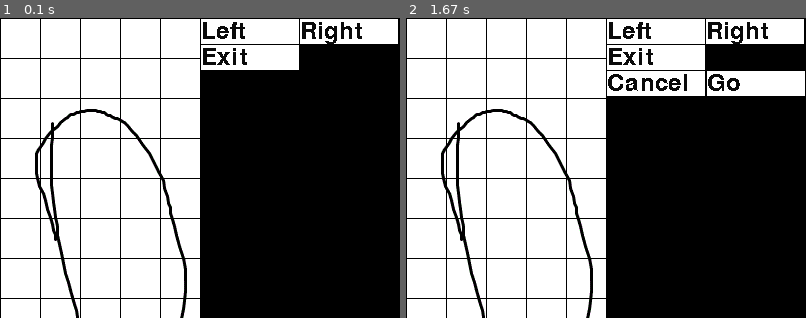
Above: before the commit, frames 1-2 (left to right).
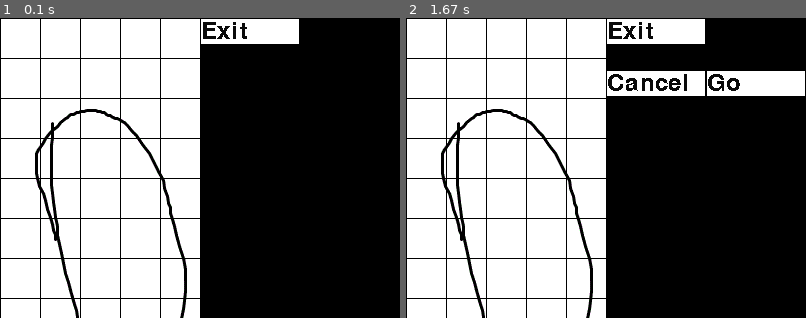
Above: after the commit, the same moments.

Repository: ssteen3/pydnd
Game: pygame game, started from GUI/pygametest.py
The game is run twice, just before and just after one commit, with the same random seed, the same clock (stepped at 60 frames per second) and the same inputs.
Inputs (mouse positions are % of the whole screen's width and height, from its top left):
- Up to frame 1 (0.1 s): no input
- Up to frame 2 (1.67 s): hold Up 0.33-0.8 s; click (82, 47) at 0.95 s; click (60, 72) at 1.32 s
The pictures show only the part of the screen within x 50-100%, y 0-50%; the shares and areas given below are measured in that part.

The runs differ from the first frame. In frame 1, 3.6% of the frame differs, in the area x 50-100%, y 0-18%; in frame 2, 3.6%.

Commit message:
select character upon click added

Diff:
--- a/GUI/pygametest.py
+++ b/GUI/pygametest.py
@@ -12,6 +12,7 @@
 		self.item = {}
 		self.linesh = {}
 		self.linesw = {}
+		self.csa = 1
 		self.root = root
 		self.w = w
 		self.h = h
@@ -67,26 +68,23 @@
 		return self.sel
 
 	def handlemouse(self, x,y):
+		red = [255,0,0,255]
 		for but in self.butnames:
 			if (self.buttons[but].collidepoint(x, y)):
 				self.butfuncs[but]()
+		if x <= 600:
+			sx,sy = self.getsquare(x,y)
+			for sel in self.pieces.keys():
+				if self.pieces[sel].inxy(sx,sy) == 1:
+					self.selsquare(x,y,red,1)
+					self.update()
+					self.sel = self.pieces[sel]
 
 	def createpiece(self,x,y,name,ifile,iw,ih):
 		color = [0,255,0,255]
 		self.pieces[name] = piece(self,x,y,ifile,name,iw,ih)
 		self.pieces[name].sel(color)
 		self.sel = self.pieces[name]
-
-	def onleft(self):
-		self.pieces['bob'].smove(50,50)
-		self.update()
-		self.pieces['john'].smove(100,50)
-		self.update()
-
-	def onright(self):
-		self.pieces['bob'].smove(500,500)
-		self.pieces['john'].smove(450,500)
-		self.update()
 
 	def setbg(self,ifile):
 		self.drawimage(ifile,x=0,y=0)
@@ -136,6 +134,14 @@
 		self.myname = name
 		if iw > 0:
 			self.createloc()
+
+	def inxy(self,x,y):
+		sx,sy = self.grid.getsquare(self.midx,self.midy)
+		if x == sx:
+			if sy == y:
+				return 1
+			else:
+				return 0
 
 	def selectmove(self, mod):
 		print('Now Entering Select Move Mode')
@@ -149,12 +155,12 @@
 		print('Created Buttons')
 		self.grid.makebutton
 		mvsquares = []
-		speed = 20*mod
+		speed = 40*mod
 		sqleft = speed
 		self.sel(red)
 		cur = self.grid.getsquare(self.midx,self.midy)
 		self.grid.update()
-		while sqleft > 0:
+		while 1:
 			for event in pygame.event.get():
 				if event.type == QUIT:
 					print('Quiting')
@@ -163,37 +169,36 @@
 					z = pygame.mouse.get_pos()
 					next = self.grid.getsquare(z[0],z[1])
 					x,y = next
-					print('Mouse Input',x,y)
 					if (x > 14):
 						if (cancel.collidepoint(z[0],z[1])):
-							print('Canceled Select Mode')
 							return
 						if (go.collidepoint(z[0],z[1])):
-							print('Moving')
 							self.movelist(mvsquares)
 							return
 						self.grid.handlemouse(z[0],z[1])
 					else:
-						print(cur,next)
-						if (cur[0] == x) and (cur[1] == y):
-							mvsquares.remove(cur)
-							if (len(mvsquares)>0):
-								cur = mvsquares.pop()
-								mvsquares.append(cur)
-							else:
-								cur = self.grid.getsquare(self.midx,self.midy)
-							self.grid.selsquare(z[0],z[1],black,0)
-							self.grid.update()
-						elif (abs(cur[0]-x)<2) and (abs(cur[1]-y)<2):
-							print('I am here')
-							print(mvsquares)
-							if not (next in mvsquares):
-								print("Selecting Square ",cur[0],cur[1])
-								mvsquares.append(next)
-								self.grid.selsquare(z[0],z[1],green,0)
+						if sqleft > 5:
+							if (cur[0] == x) and (cur[1] == y):
+								mvsquares.remove(cur)
+								if (len(mvsquares)>0):
+									cur = mvsquares.pop()
+									mvsquares.append(cur)
+								else:
+									cur = self.grid.getsquare(self.midx,self.midy)
+								self.grid.selsquare(z[0],z[1],black,0)
 								self.grid.update()
-								cur = next
-#						else:
+							elif (abs(cur[0]-x)<2) and (abs(cur[1]-y)<2):
+								if not (next in mvsquares):
+									if (abs(cur[0]-x)>0) and (abs(cur[1]-y)>0):
+										sqleft -= 15
+									elif (abs(cur[0]-x)>0) or (abs(cur[1]-y)>0):
+										sqleft -= 10
+									mvsquares.append(next)
+									self.grid.selsquare(z[0],z[1],green,0)
+									self.grid.update()
+									cur = next
+						else:
+							print('out of movement')
 
 	def movelist(self,mvsquares):
 		for square in mvsquares:
@@ -277,9 +282,7 @@
 objects = []
 grid = gridarea(screen,600,600,15,15)
 RED = [255,255,255,255]
-grid.makebutton(601,1,98,25,'Left',RED,grid.onleft)
-grid.makebutton(700,1,98,25,'Right',RED,grid.onright)
-grid.makebutton(601,27,98,25,'Exit',RED,exit)
+grid.makebutton(601,1,98,25,'Exit',RED,exit)
 grid.update()
 color= [255,0,0,255]
 print(grid.getsel().getname())
